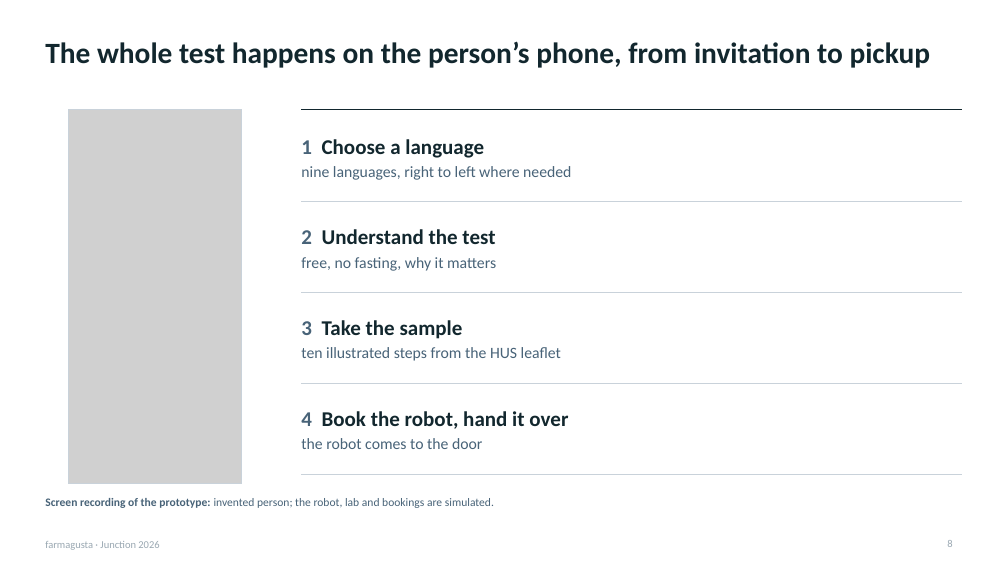
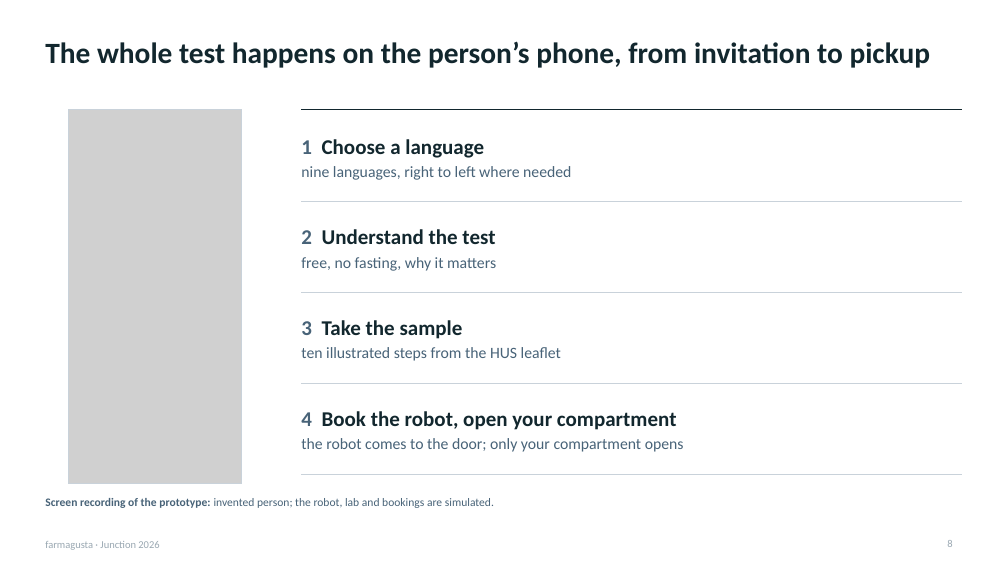
Before and after one commit to rromppanen/junction26, a slide deck: slide 8 of docs/pitch/farmagusta-screening-attendance.pptx. Drawn at 1008x567 pixels with LibreOffice and Linux fonts; fonts in the diff are those of the drawing; grey boxes stand for pictures. Boxes give left, top, right and bottom in pixels: in the first picture for what was removed or moved away, otherwise in the second. Text is boxed around its words. In the diff, an @@ line names an element or a change of style, - is before the commit and + after.

```diff
--- a/docs/pitch/farmagusta-screening-attendance.pptx
+++ b/docs/pitch/farmagusta-screening-attendance.pptx
@@ text at (301, 411, 684, 452): text changed; size 20 to 15 pt; bold off @@
-4 Book the robot, hand it over
-the robot comes to the door
+4 Book the robot, open your compartment
+the robot comes to the door; only your compartment opens
```
Also in this commit, not shown: 2 other slides changed.
